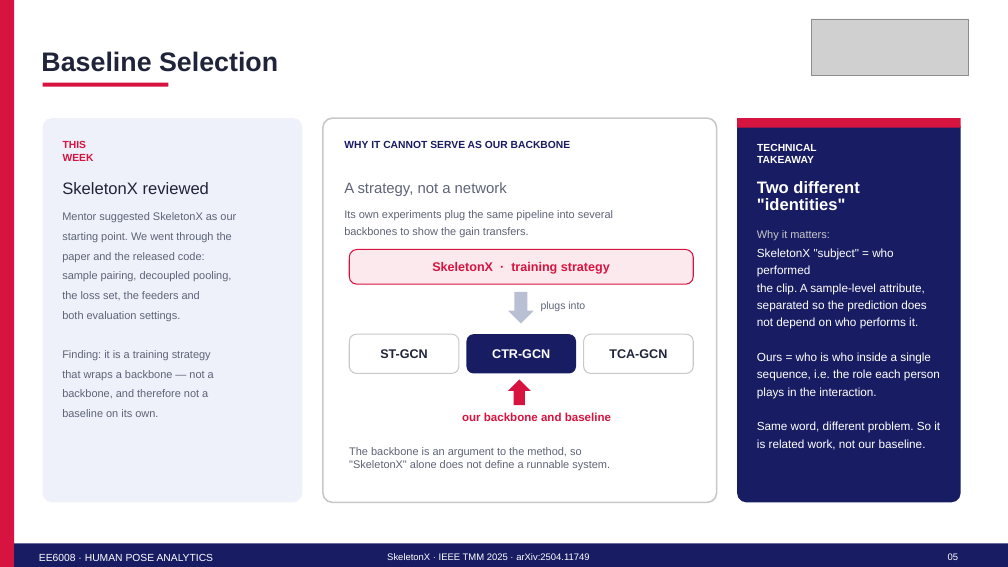
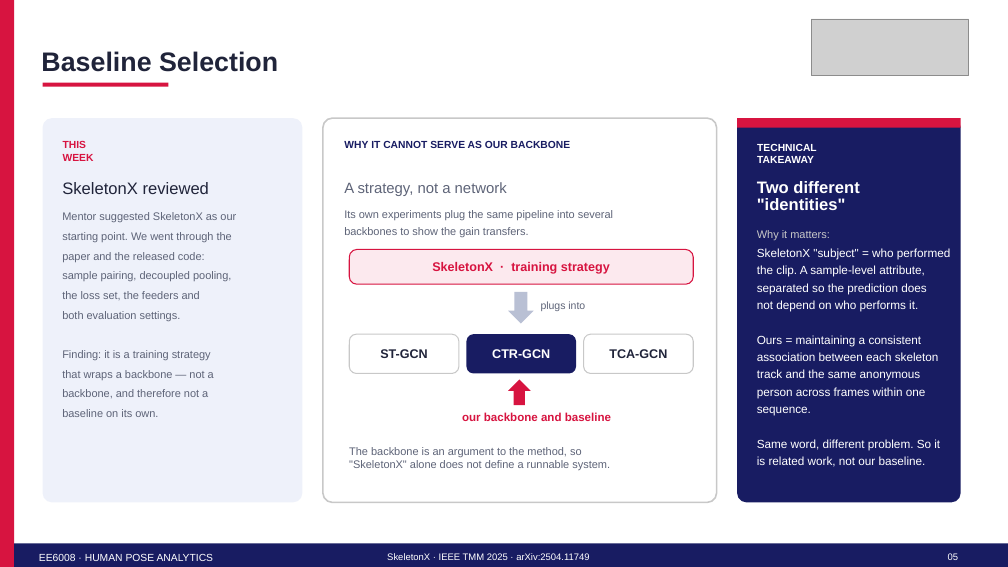
Before and after one commit to HarvyLiang/IPPoseRep, a slide deck: slide 6 of reports/WeeklyPre/week4_pre.pptx (slide 5 before the commit). Drawn at 1008x567 pixels with LibreOffice and Linux fonts; fonts in the diff are those of the drawing; grey boxes stand for pictures. Boxes give left, top, right and bottom in pixels: in the first picture for what was removed or moved away, otherwise in the second. Text is boxed around its words. In the diff, an @@ line names an element or a change of style, - is before the commit and + after.

```diff
--- a/reports/WeeklyPre/week4_pre.pptx
+++ b/reports/WeeklyPre/week4_pre.pptx
@@ text at [757, 248, 950, 467]: text changed @@
-SkeletonX "subject" = who performed
-the clip. A sample-level attribute,
-separated so the prediction does
-not depend on who performs it.
-Ours = who is who inside a single
-sequence, i.e. the role each person
-plays in the interaction.
-Same word, different problem. So it
-is related work, not our baseline.
+SkeletonX "subject" = who performed
+the clip. A sample-level attribute,
+separated so the prediction does
+not depend on who performs it.
+Ours = maintaining a consistent association between each skeleton track and the same anonymous person across frames within one sequence.
+Same word, different problem. So it
+is related work, not our baseline.
```
Also in this commit, not shown: 1 slide added.
